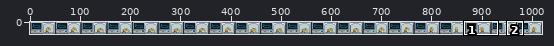
One commit to this sprite sheet: branches/Grafics_Under_Development/madtulip/objects/ship station/madtulip_shipstation.png. The picture above shows the old version from afar; the outline marks the close-up.
Close-up. Before the commit:
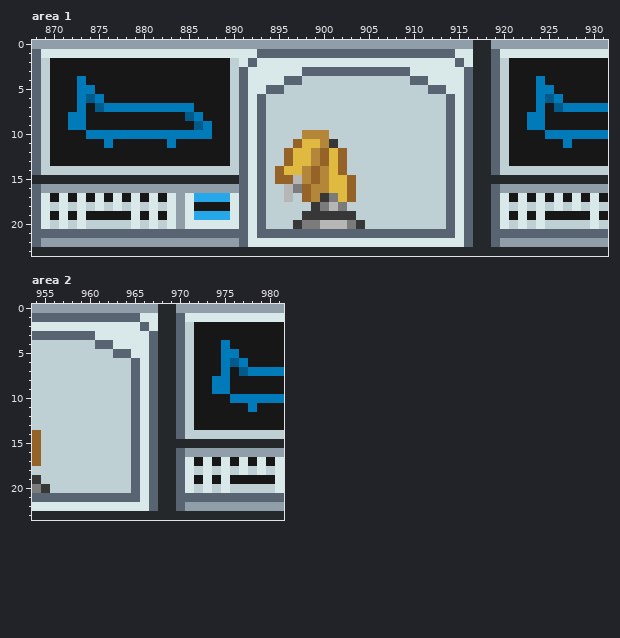
The file is 1020x24 pixels. Shown: area 1: x 868..931, y 0..23; area 2: x 954..981, y 0..23. The commit also changed other parts of the picture, which this record leaves out.
Now the later version:
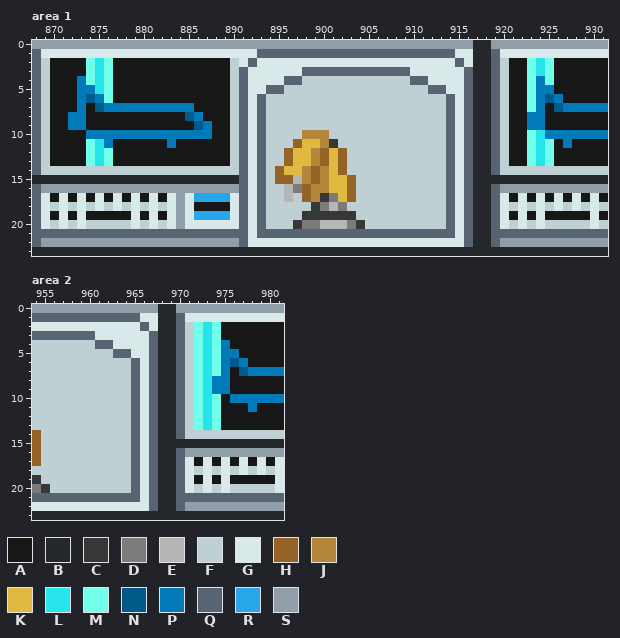
Palette (. is transparent): A #171717  B #25282a  C #373737  D #7b7b7b  E #b6b6b6  F #bed0d4  G #d9e8e9  H #956327  J #b38639  K #dfb940  L #26e4ea  M #70ffea  N #005b8a  P #007ab9  Q #596473  R #26a7ea  S #909eaa
The edit:
Changed rows in their new state; - is an unchanged pixel.
Area 1:
first column x 874:
 2 MLM----------------------------------------------MLM
 3 MLM----------------------------------------------MLM
 4 MLM----------------------------------------------M-M
 5 -LM----------------------------------------------M--
 6 --M----------------------------------------------M--
 7 -------------------------------------------------M--
10 -------------------------------------------------ML-
11 ML-----------------------------------------------MLM
12 MLM----------------------------------------------MLM
13 MLM----------------------------------------------MLM
Area 2:
first column x 972:
 2 MLM
 3 MLM
 4 MLM
 5 MLM
 6 MLM
 7 MLM
 8 ML-
 9 ML-
10 MLM
11 MLM
12 MLM
13 MLM
Pixel boxes of the changes (left, top, right, bottom) in both close-ups:
changed: (86, 58, 113, 166)
changed: (527, 58, 554, 166)
changed: (194, 322, 221, 430)
